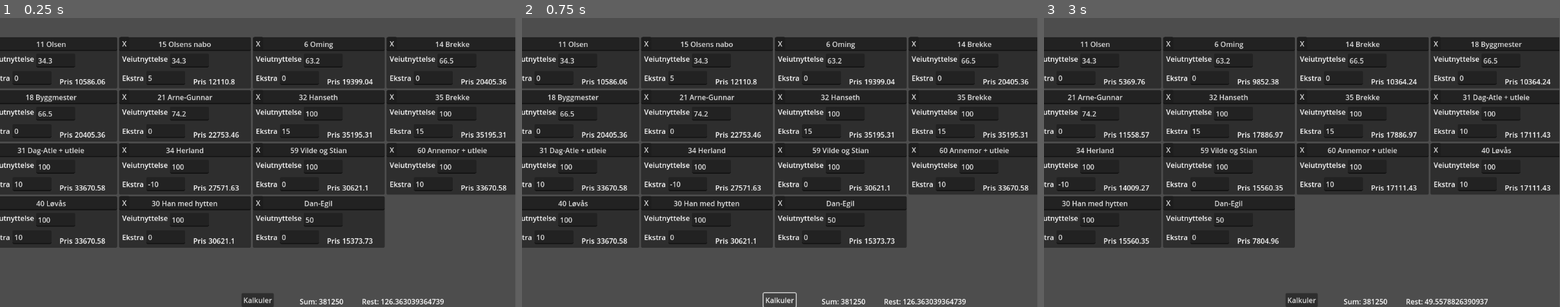
Above: before the commit, frames 1-3 (left to right).
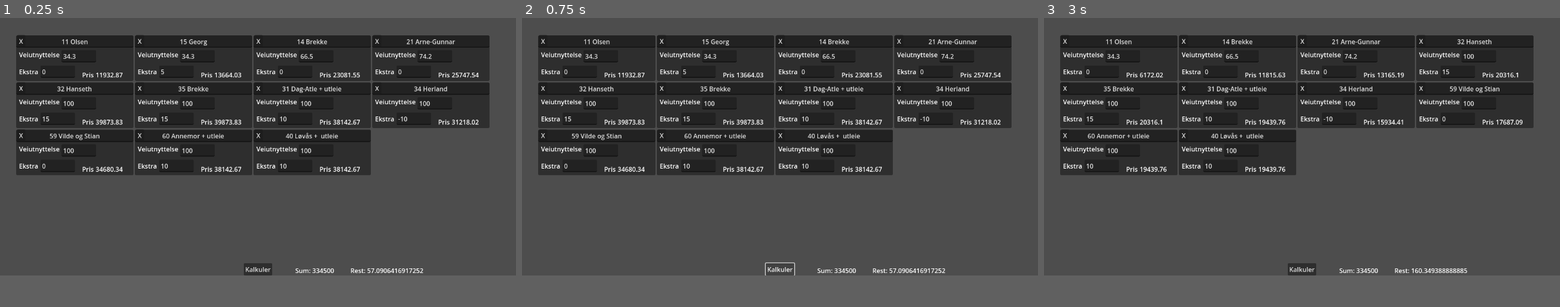
Above: after the commit, the same moments.

Repository: Keroflux/RoadCostCalculator
Game: Godot game, scene res://Main.tscn
The game is run twice, just before and just after one commit, with the same random seed, the same clock (stepped at 60 frames per second) and the same inputs.
Inputs:
- Up to frame 1 (0.25 s): no input
- Up to frame 2 (0.75 s): click "Kalkuler" at 0.5 s
- Up to frame 3 (3 s): click "Kalkuler" at 1.25 s; click "Kalkuler" at 2 s; click "X" at 2.75 s
In our replay, the window is 799x449 before the commit and 800x400 after it. These sizes can differ from the game's own. Grey fills any space a smaller window leaves; there, only what the larger window draws over its background counts as a difference.

The runs differ from the first frame. In frame 1, 36% of the frame differs, in the area x 0-100%, y 6-100%; in frame 2, 36%; in frame 3, 35%.

Commit message:
ryddet ubrukte hus og oppdatert pris

Diff:
--- a/HouseTag.tscn
+++ b/HouseTag.tscn
@@ -61,6 +61,7 @@
 text = "X"
 
 [node name="Precent2" type="LineEdit" parent="."]
+layout_mode = 0
 offset_left = 61.0
 offset_top = 76.0
 offset_right = 148.0
@@ -68,6 +69,7 @@
 placeholder_text = "Prosent"
 
 [node name="Price4" type="Label" parent="."]
+layout_mode = 0
 offset_left = 7.0
 offset_top = 80.0
 offset_right = 56.0
--- a/Main.gd
+++ b/Main.gd
@@ -1,14 +1,12 @@
 extends Control
 
 var num_houses := 0
-var price := [496327.5, 380000.0, 381250]
-var used_price := 2
+var price := [334500.0, 300000.0, 381250]
+var used_price := 0
 
 var start_houses = {"11 Olsen": [0.343, 0],
-				"15 Olsens nabo": [0.343, 0.05],
-				"6 Oming": [0.632, 0],
+				"15 Georg": [0.343, 0.05],
 				"14 Brekke": [0.665, 0],
-				"18 Byggmester": [0.665, 0],
 				"21 Arne-Gunnar": [0.742, 0],
 				"32 Hanseth": [1.0, 0.15],
 				"35 Brekke": [1.0, 0.15],
@@ -16,11 +14,13 @@
 				"34 Herland": [1.0, -0.1],
 				"59 Vilde og Stian": [1.0, 0],
 				"60 Annemor + utleie": [1.0, 0.10],
-				"40 Løvås": [1.0, 0.10],
-				"30 Han med hytten": [1.0, 0],
-				"Dan-Egil": [0.5, 0]
+				"40 Løvås +  utleie": [1.0, 0.10],
 				}
-
+var excluded_houses = {"6 Oming": [0.632, 0],
+						"18 Byggmester": [0.665, 0],
+						"30 Han med hytten": [1.0, 0],
+						"Dan-Egil": [0.5, 0]
+						}
 var price_per_house := 0.0
 var ammont_to_split := 200.0
 var tag := preload("res://HouseTag.tscn")
@@ -60,7 +60,6 @@
 func first_init():
 	for house in start_houses:
 		var a = tag.instantiate()
-		var b = tag.instantiate()
 		$GridContainer.add_child(a)
 		a.house_name = house
 		a.house_precent = start_houses[house][0]
--- a/project.godot
+++ b/project.godot
@@ -14,3 +14,8 @@
 run/main_scene="res://Main.tscn"
 config/features=PackedStringArray("4.3", "Forward Plus")
 config/icon="res://icon.svg"
+
+[display]
+
+window/size/viewport_width=1300
+window/size/viewport_height=650
